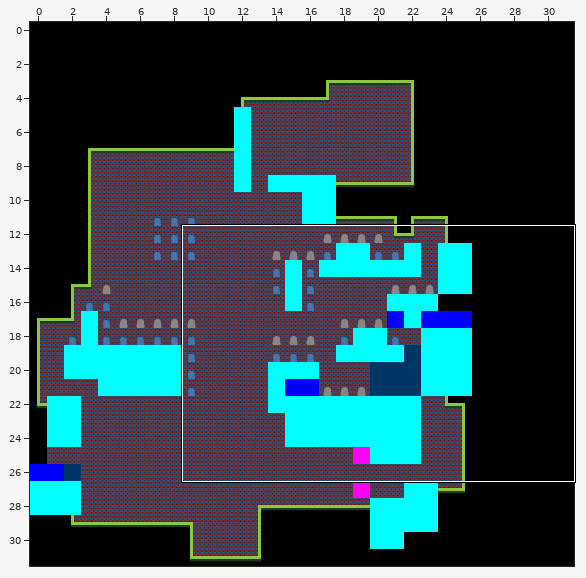
Tiled map, stored at assets/maps/townDay.tmx. Above: a wide view before the commit, with the close-up outlined.
Close-up. First the earlier version:
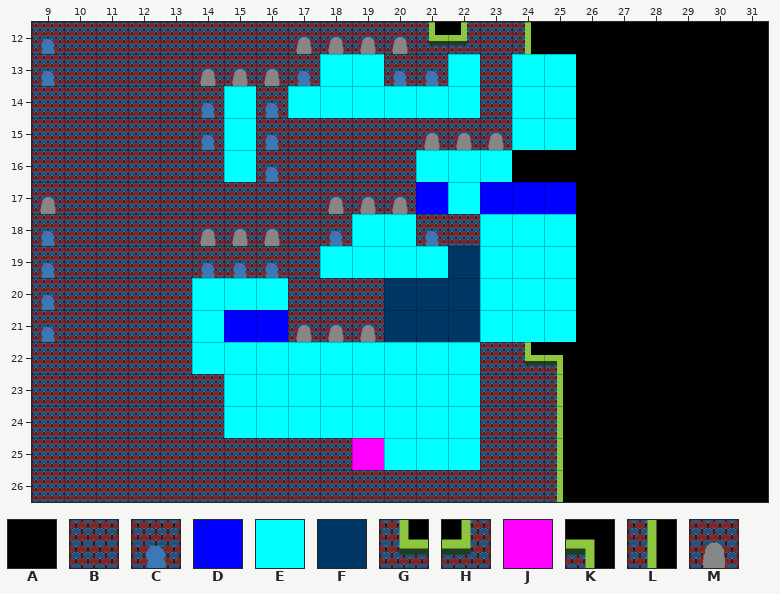
Cells are 64x64 px. Shown: x 9..31, y 12..26.
Key: from "black": A 0; from "blackBlue": B 0; from "blocked_floor": C 0; from "blue1": D 0; from "blue2": E 0; from "blue3": F 0; from "bottom_left_corner_wallB": G 0; from "bottom_right_corner_wallB": H 0; from "pink1": J 0; from "top_right_corner_wall": K 0; from "vertical_wall_right": L 0; from "walkthough_black_blue_pattern": M 0.
_ is an empty cell.
Layer "Tile Layer 1" before, first column x 9:
12 CBBBBBBBMMMMGHBLAAAAAAA
13 CBBBBMMMCEECCEBEEAAAAAA
14 BBBBBCECEEEEEEBEEAAAAAA
15 BBBBBCECBBBBMMMEEAAAAAA
16 BBBBBBECBBBBEEEAAAAAAAA
17 MBBBBBBBBMMMDEDDDAAAAAA
18 CBBBBMMMBCEECBEEEAAAAAA
19 CBBBBCCCBEEEEFEEEAAAAAA
20 CBBBBEEEBBBFFFEEEAAAAAA
21 CBBBBEDDMMMFFFEEEAAAAAA
22 BBBBBEEEEEEEEEBGKAAAAAA
23 BBBBBBEEEEEEEEBBLAAAAAA
24 BBBBBBEEEEEEEEBBLAAAAAA
25 BBBBBBBBBBJEEEBBLAAAAAA
26 BBBBBBBBBBBBBBBBLAAAAAA
New version:
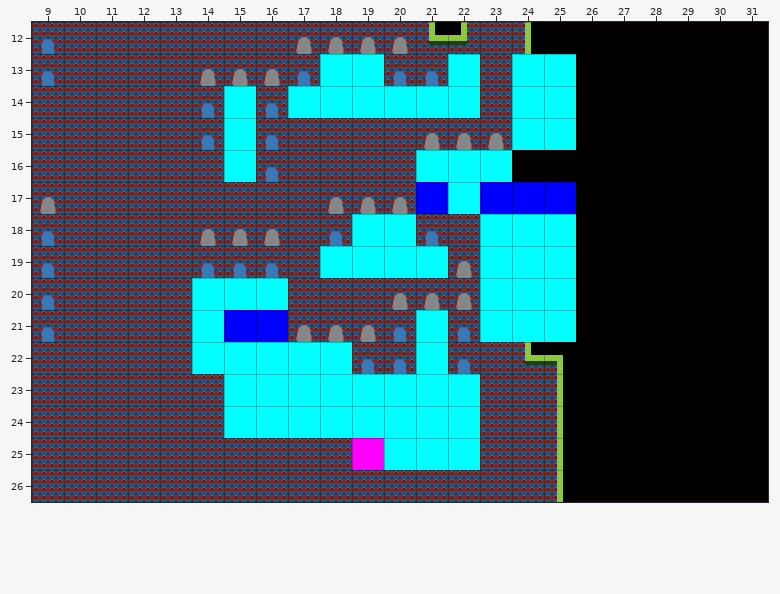
The edit:
Layer "Tile Layer 1":
y 19: x 22 F -> M
y 20: x 20..22 FFF -> MMM
y 21: x 20..22 FFF -> CEC
y 22: x 19..20 EE -> CC; x 22 E -> C
